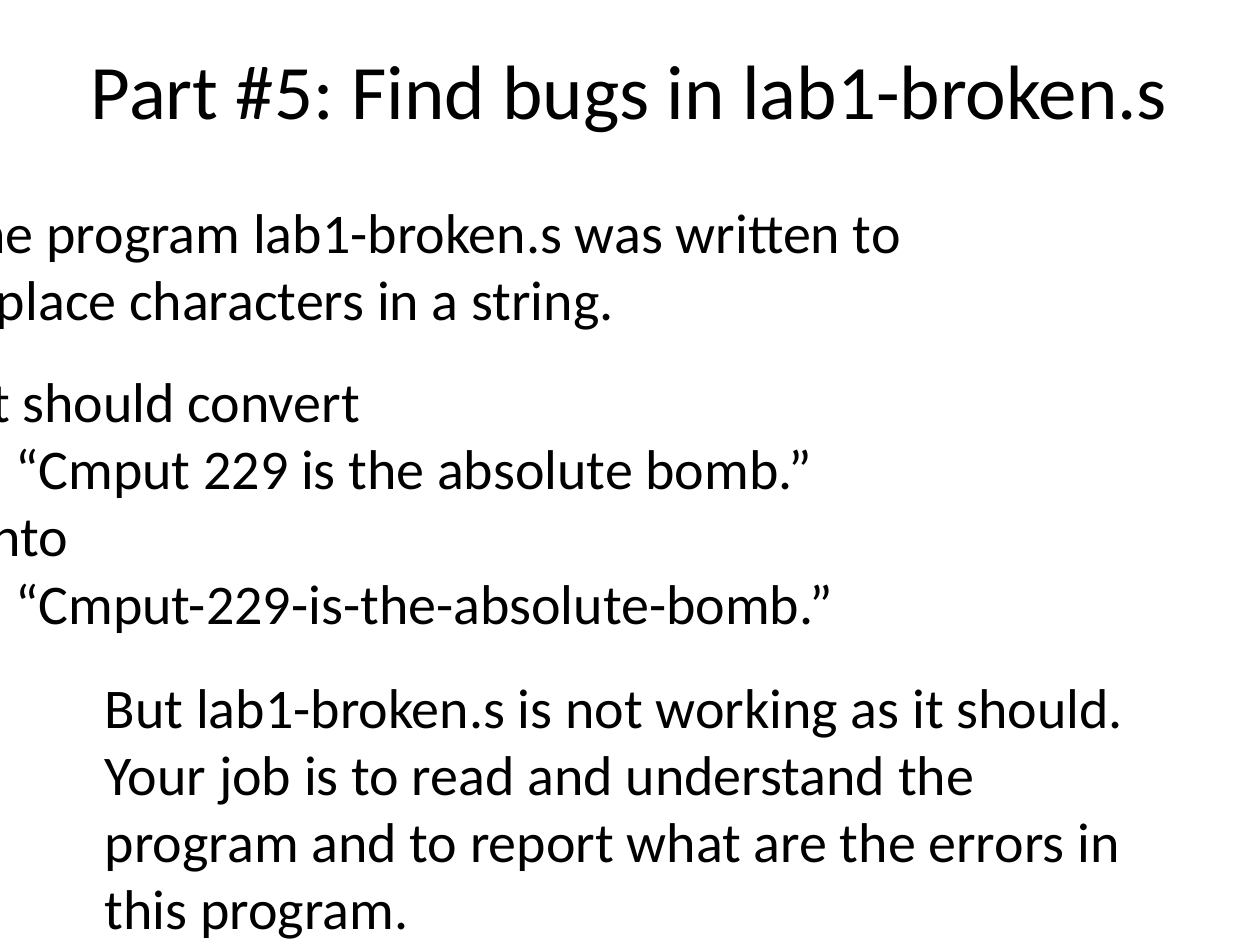
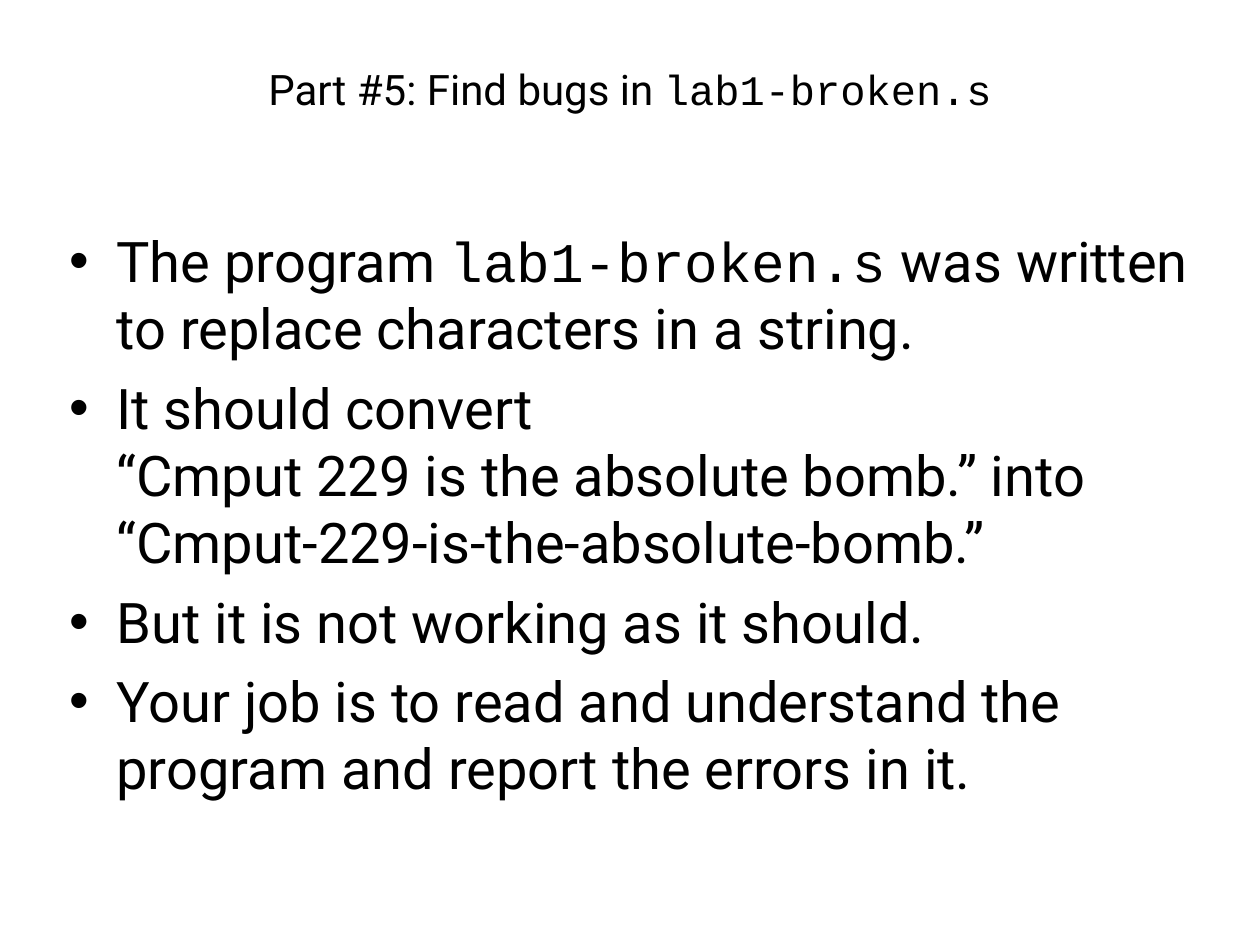
Before and after one commit to cmput229/Lab_Intro, a slide deck: slide 6 of resources/slides/class.pptx. Drawn at 1260x945 pixels with LibreOffice and Linux fonts; fonts in the diff are those of the drawing. Boxes give left, top, right and bottom in pixels: in the first picture for what was removed or moved away, otherwise in the second. Text is boxed around its words. In the diff, an @@ line names an element or a change of style, - is before the commit and + after.

```diff
--- a/resources/slides/class.pptx
+++ b/resources/slides/class.pptx
@@ title "Part #5: Find bugs in ..." at (x1=268, y1=73, x2=992, y2=114): size 44 to 24 pt; font Calibri to Roboto in "Part #5: Find bugs in"; font Calibri to Courier New in "lab1-broken.s" @@
@@ text removed at (x1=47, y1=214, x2=901, y2=330) @@
-The program lab1-broken.s was written to
-replace characters in a string.
@@ text added at (x1=117, y1=240, x2=1188, y2=801), 32 pt, text #000000 @@
+• The program lab1-broken.s was written to replace characters in a string.
+• It should convert
+  “Cmput 229 is the absolute bomb.” into
+  “Cmput-229-is-the-absolute-bomb.”
+• But it is not working as it should.
+• Your job is to read and understand the program and report the errors in it.
@@ text removed at (x1=15, y1=383, x2=833, y2=633) @@
-It should convert
-“Cmput 229 is the absolute bomb.”
-Into
-“Cmput-229-is-the-absolute-bomb.”
@@ text removed at (x1=105, y1=689, x2=1123, y2=939) @@
-But lab1-broken.s is not working as it should.
-Your job is to read and understand the program and to report what are the errors in this program.
```
Also in this commit, not shown: 14 other slides changed, 1 other file.
